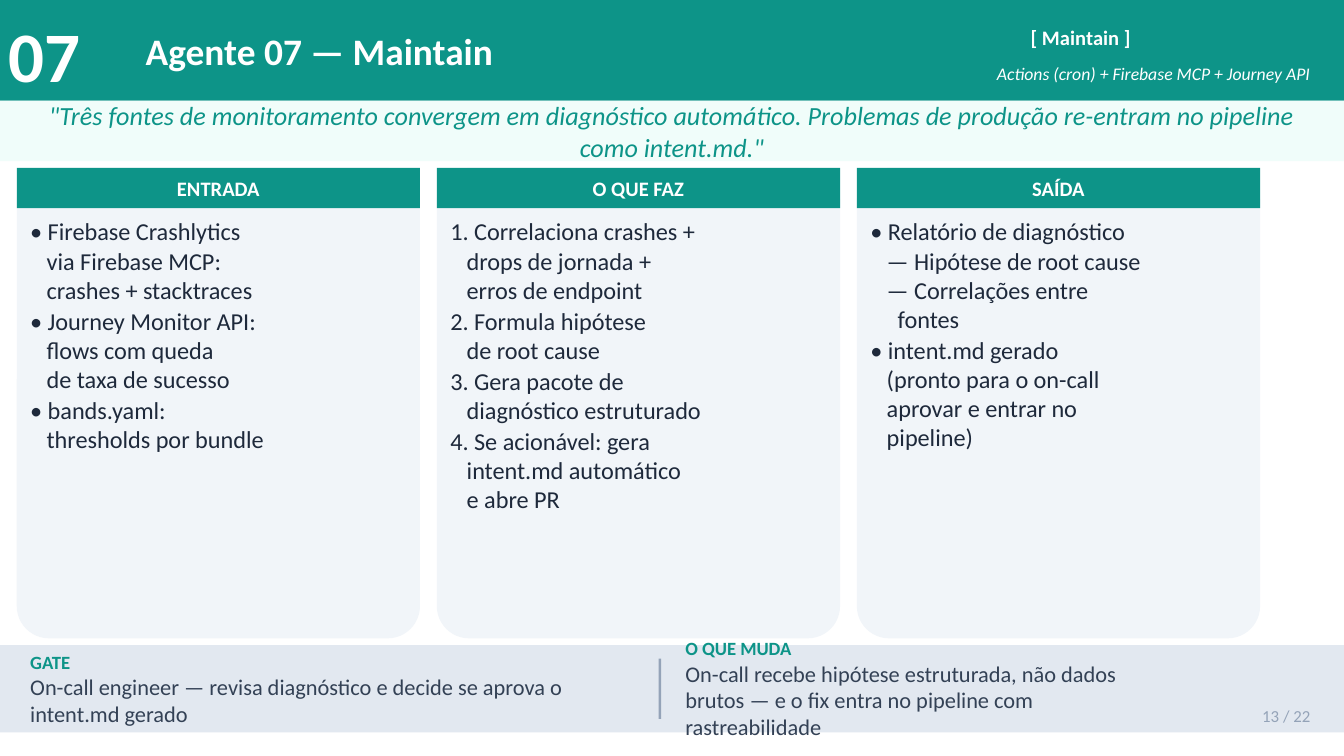
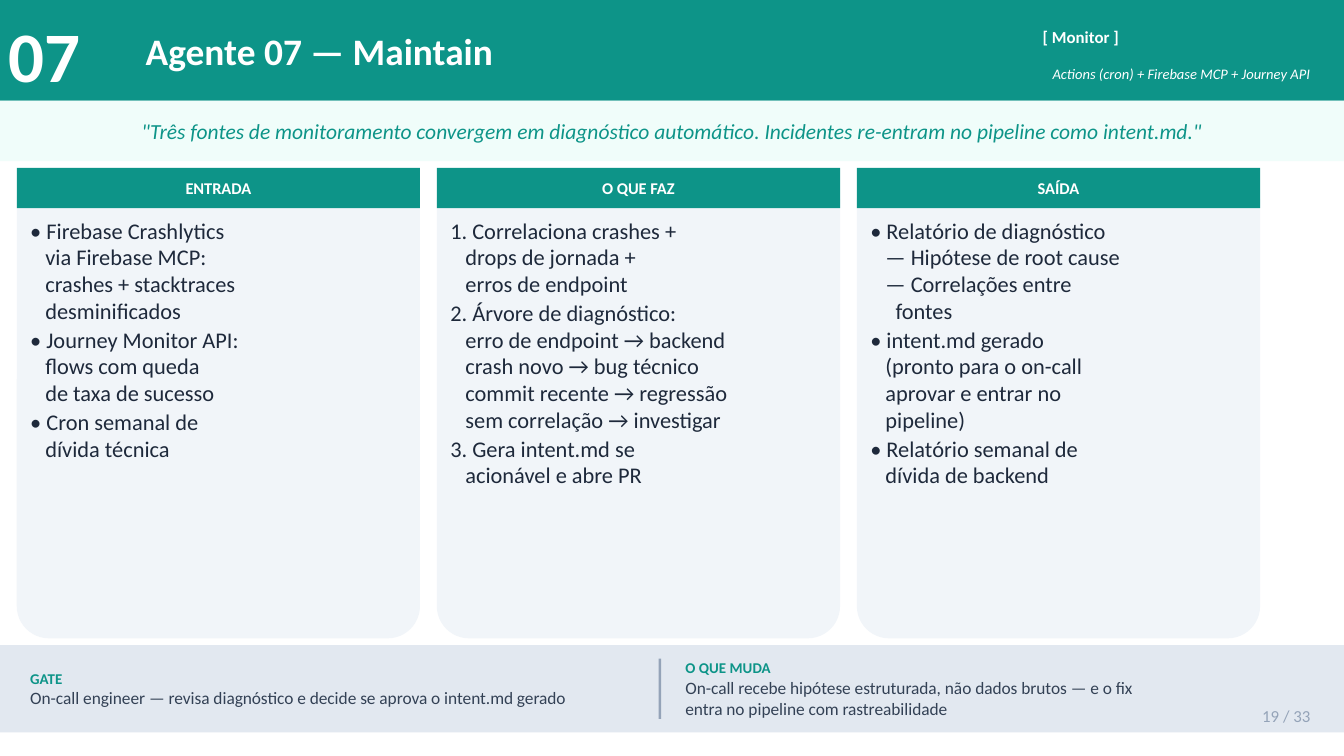
Before and after one commit to jpsslink/sdlc-agentico, a slide deck: slide 19 of esteira-agentica-pitch.pptx (slide 13 before the commit). Drawn at 1344x756 pixels with LibreOffice and Linux fonts; fonts in the diff are those of the drawing. Boxes give left, top, right and bottom in pixels: in the first picture for what was removed or moved away, otherwise in the second. Text is boxed around its words. In the diff, an @@ line names an element or a change of style, - is before the commit and + after.

```diff
--- a/esteira-agentica-pitch.pptx
+++ b/esteira-agentica-pitch.pptx
@@ text "Actions (cron) + Firebase MCP ..." at <box>1053,68,1310,82</box>: size 9.5 to 7.8 pt @@
@@ text at <box>1052,31,1110,43</box>: text changed; size 11 to 9 pt @@
-[ Maintain ]
+[ Monitor ]
@@ text at <box>141,124,1202,143</box>: text changed; size 14 to 11.5 pt @@
-"Três fontes de monitoramento convergem em diagnóstico automático. Problemas de produção re-entram no pipeline como intent.md."
+"Três fontes de monitoramento convergem em diagnóstico automático. Incidentes re-entram no pipeline como intent.md."
@@ size 11 to 8.8 pt in 3 elements at <box>186,183,252,194</box>, <box>602,183,674,196</box>, <box>1038,181,1080,194</box> @@
@@ text at <box>45,223,238,401</box>: size 13 to 12 pt in "• Firebase Crashlytics", "via Firebase MCP:", "crashes + stacktraces", "• Journey Monitor API:" and 2 more places @@
@@ text at <box>450,223,660,296</box>: size 13 to 12 pt in "1. Correlaciona crashes +", "drops de jornada +", "erros de endpoint" @@
@@ text at <box>885,223,1120,432</box>: size 13 to 12 pt in "• Relatório de diagnóstico", "— Hipótese de root cause", "— Correlações entre", "fontes" and 4 more places @@
@@ text at <box>45,303,181,319</box>: paragraph added @@
+desminificados
@@ text at <box>450,302,727,483</box>: text changed; size 13 to 12 pt @@
-2. Formula hipótese
-de root cause
-3. Gera pacote de
-diagnóstico estruturado
-4. Se acionável: gera
-intent.md automático
-e abre PR
+2. Árvore de diagnóstico:
+erro de endpoint → backend
+crash novo → bug técnico
+commit recente → regressão
+sem correlação → investigar
+3. Gera intent.md se
+acionável e abre PR
@@ text at <box>45,414,198,457</box>: text changed; size 13 to 12 pt @@
-• bands.yaml:
-thresholds por bundle
+• Cron semanal de
+dívida técnica
@@ text at <box>885,441,1078,483</box>: paragraphs added @@
+• Relatório semanal de
+dívida de backend
@@ text "GATE" at <box>30,674,566,707</box>: size 10 to 8 pt in "GATE"; size 12 to 9.3 pt @@
@@ text "O QUE MUDA" at <box>685,663,1133,718</box>: size 10 to 8 pt in "O QUE MUDA"; size 12 to 9.3 pt @@
@@ text at <box>1262,711,1310,722</box>: text changed @@
-13 / 22
+19 / 33
```
Also in this commit, not shown: 15 other slides changed, 13 slides added, 2 slides removed.
